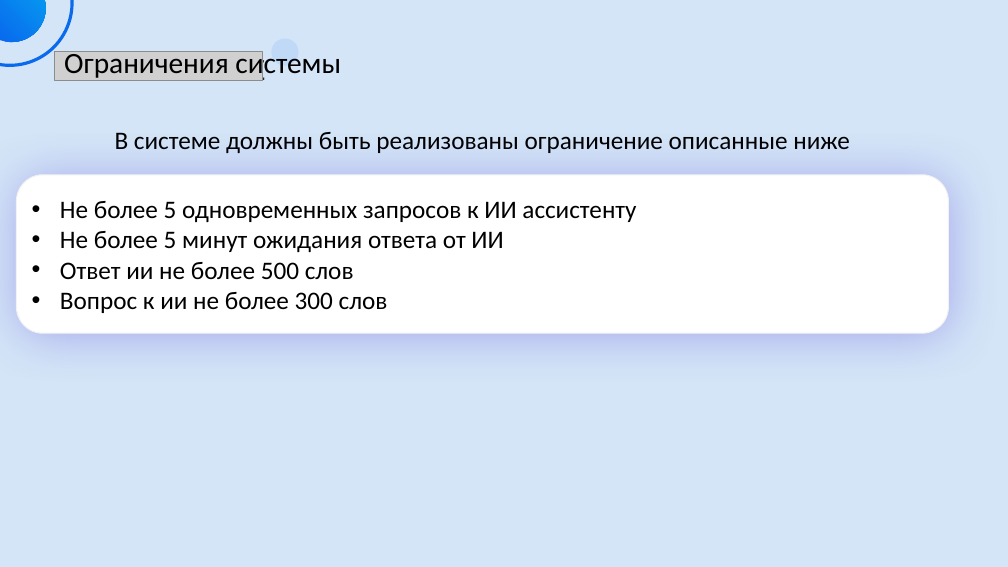
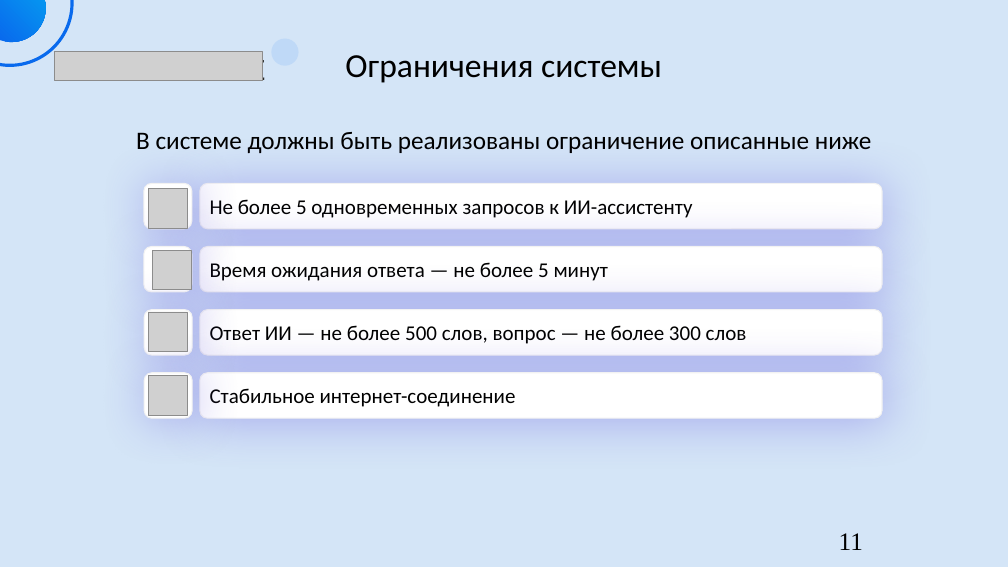
Before and after one commit to LINERs1/VKR, a slide deck: slide 11 of Абрамов ПИ-22-2.pptx. Drawn at 1008x567 pixels with LibreOffice and Linux fonts; fonts in the diff are those of the drawing; grey boxes stand for pictures. Boxes give left, top, right and bottom in pixels: in the first picture for what was removed or moved away, otherwise in the second. Text is boxed around its words. In the diff, an @@ line names an element or a change of style, - is before the commit and + after.

```diff
--- a/Абрамов ПИ-22-2.pptx
+++ b/Абрамов ПИ-22-2.pptx
@@ text "Ограничения системы": place and size @@
-text "Ограничения системы" at [64, 51, 341, 80]
+text "Ограничения системы" at [345, 55, 662, 83]
@@ text "Ограничения системы" at [345, 55, 662, 83]: size 28 to 32 pt; alignment left to centre @@
@@ text "В системе должны быть реализованы ...": place and size @@
-text "В системе должны быть реализованы ..." at [115, 132, 850, 153]
+text "В системе должны быть реализованы ..." at [136, 132, 872, 153]
@@ rounded rectangle added at [144, 184, 191, 229], fill #FFFFFF, outline #F2F2F2 1 pt @@
@@ picture added at [148, 188, 188, 228] @@
@@ rounded rectangle added at [200, 184, 882, 229], fill #FFFFFF, outline #F2F2F2 1 pt, 20 pt, text #000000 @@
+Не более 5 одновременных запросов к ИИ-ассистенту
@@ rounded rectangle added at [144, 247, 191, 292], fill #FFFFFF, outline #F2F2F2 1 pt @@
@@ picture added at [152, 250, 191, 290] @@
@@ rounded rectangle added at [200, 247, 882, 292], fill #FFFFFF, outline #F2F2F2 1 pt, 20 pt, text #000000 @@
+Время ожидания ответа — не более 5 минут
@@ rounded rectangle added at [144, 310, 192, 355], fill #FFFFFF, outline #F2F2F2 1 pt @@
@@ picture added at [148, 312, 188, 352] @@
@@ rounded rectangle "Ответ ИИ — не более ...": place and size @@
-rounded rectangle "Ответ ИИ — не более ..." at [17, 175, 949, 333]
+rounded rectangle "Ответ ИИ — не более ..." at [200, 310, 882, 355]
@@ text in rounded rectangle at [210, 325, 747, 344]: text changed; size 24 to 20 pt @@
-• Не более 5 одновременных запросов к ИИ ассистенту
-• Не более 5 минут ожидания ответа от ИИ
-• Ответ ии не более 500 слов
-• Вопрос к ии не более 300 слов
+Ответ ИИ — не более 500 слов, вопрос — не более 300 слов
@@ rounded rectangle added at [144, 373, 192, 418], fill #FFFFFF, outline #F2F2F2 1 pt @@
@@ picture added at [148, 376, 188, 415] @@
@@ rounded rectangle added at [200, 373, 882, 418], fill #FFFFFF, outline #F2F2F2 1 pt, 20 pt, text #000000 @@
+Стабильное интернет-соединение
@@ page number added at [839, 533, 863, 550], 24 pt, text #000000 @@
+  11
```
Also in this commit, not shown: 9 other slides changed, 27 slides added, 15 slides removed, 15 other files.
